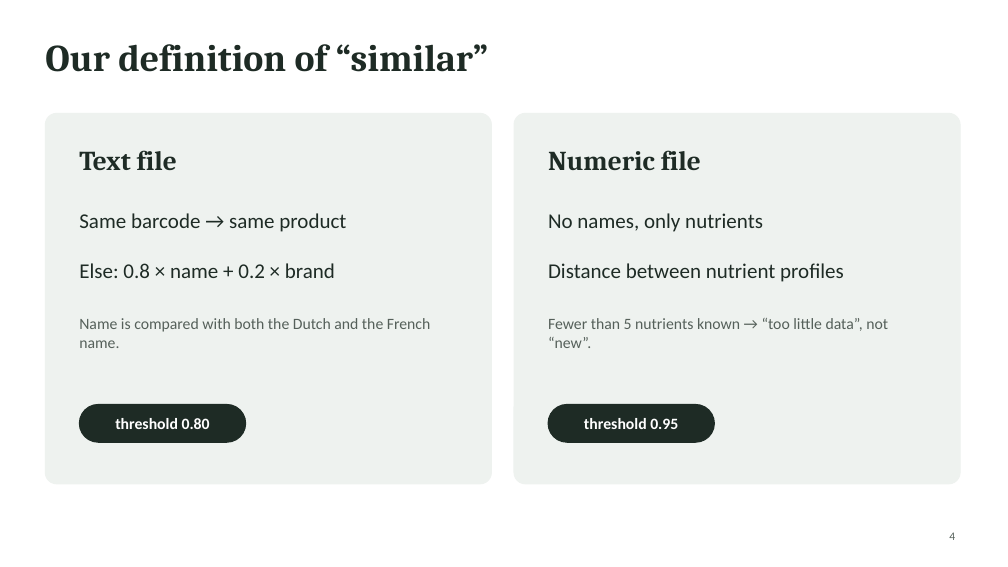
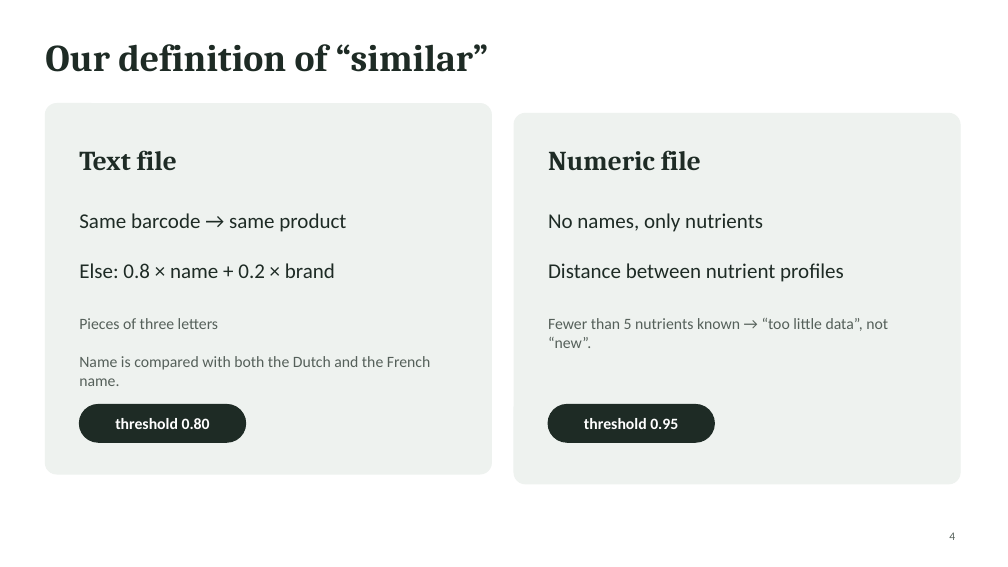
Before and after one commit to KaranSembhiUCLL/Data-Visualization, a slide deck: slide 4 of Slides/FoodCheck_TeamF8_presentation.pptx. Drawn at 1008x567 pixels with LibreOffice and Linux fonts; fonts in the diff are those of the drawing. Boxes give left, top, right and bottom in pixels: in the first picture for what was removed or moved away, otherwise in the second. Text is boxed around its words. In the diff, an @@ line names an element or a change of style, - is before the commit and + after.

```diff
--- a/Slides/FoodCheck_TeamF8_presentation.pptx
+++ b/Slides/FoodCheck_TeamF8_presentation.pptx
@@ rounded rectangle: place and size @@
-rounded rectangle at [45, 113, 492, 484]
+rounded rectangle at [45, 104, 492, 474]
@@ text at [79, 318, 218, 329]: paragraph added @@
+Pieces of three letters
```
Also in this commit, not shown: 2 other slides changed, 1 other file.
